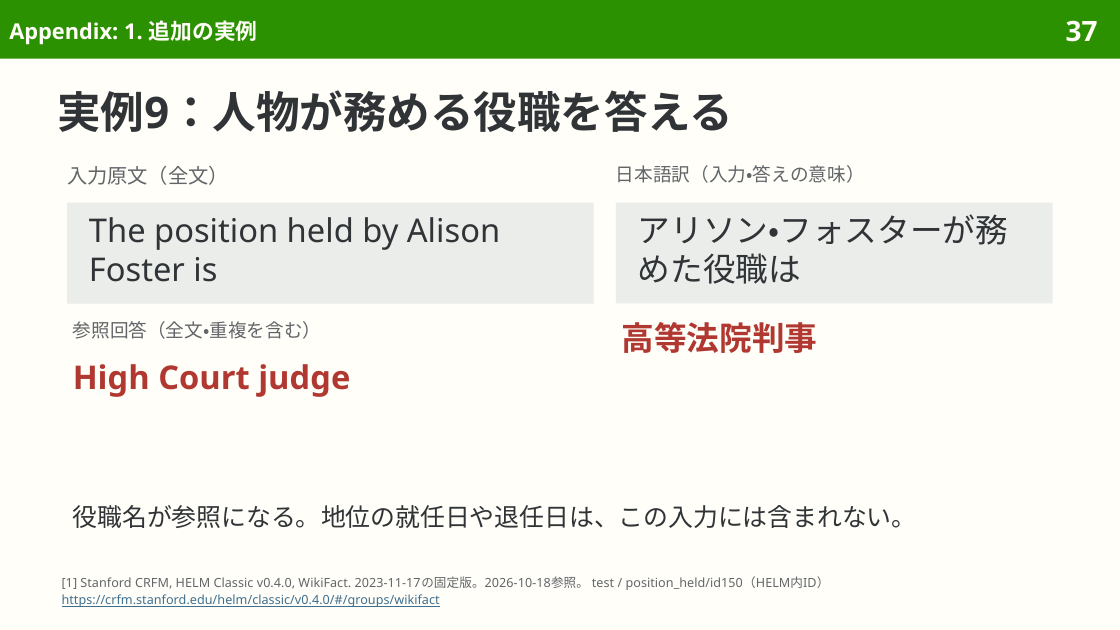
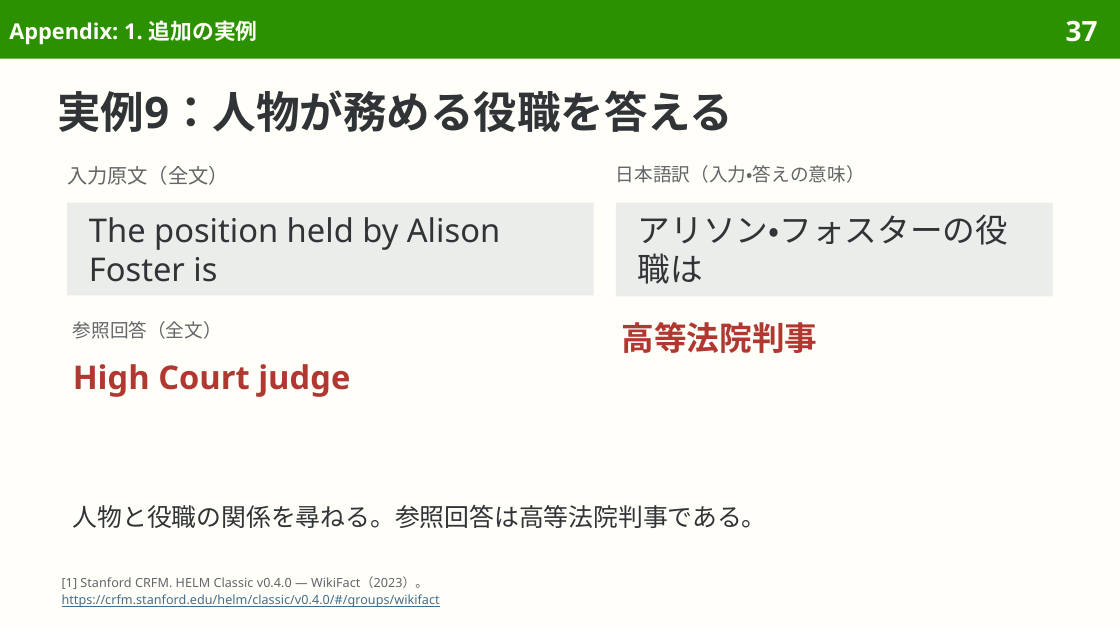
Before and after one commit to sasakiy84/datasets-in-10-minutes, a slide deck: slide 37 of slides/datasets-in-10-minutes-wikifact.pptx. Drawn at 1120x630 pixels with LibreOffice and Linux fonts; fonts in the diff are those of the drawing. Boxes give left, top, right and bottom in pixels: in the first picture for what was removed or moved away, otherwise in the second. Text is boxed around its words. In the diff, an @@ line names an element or a change of style, - is before the commit and + after.

Commit message:
Clarify WikiFact factual completion and verify HELM construction from Wikidata

```diff
--- a/slides/datasets-in-10-minutes-wikifact.pptx
+++ b/slides/datasets-in-10-minutes-wikifact.pptx
@@ rectangle "The position held by Alison ...": place and size @@
-rectangle "The position held by Alison ..." at <box>67,203,594,304</box>
+rectangle "The position held by Alison ..." at <box>67,203,594,296</box>
@@ rectangle "アリソン・フォスターの役職は": place and size @@
-rectangle "アリソン・フォスターの役職は" at <box>616,203,1053,304</box>
+rectangle "アリソン・フォスターの役職は" at <box>616,203,1053,297</box>
@@ text in rectangle at <box>638,214,1008,284</box>: text changed @@
-アリソン・フォスターが務めた役職は
+アリソン・フォスターの役職は
@@ text at <box>73,321,222,339</box>: text changed @@
-参照回答（全文・重複を含む）
+参照回答（全文）
@@ text at <box>73,505,767,528</box>: text changed @@
-役職名が参照になる。地位の就任日や退任日は、この入力には含まれない。
+人物と役職の関係を尋ねる。参照回答は高等法院判事である。
@@ text at <box>62,576,428,589</box>: text changed @@
-[1] Stanford CRFM, HELM Classic v0.4.0, WikiFact. 2023-11-17の固定版。2026-10-18参照。 test / position_held/id150（HELM内ID）
+[1] Stanford CRFM. HELM Classic v0.4.0 — WikiFact（2023）。
```
Also in this commit, not shown: 39 other slides changed, 2 slides removed, 42 other files.
